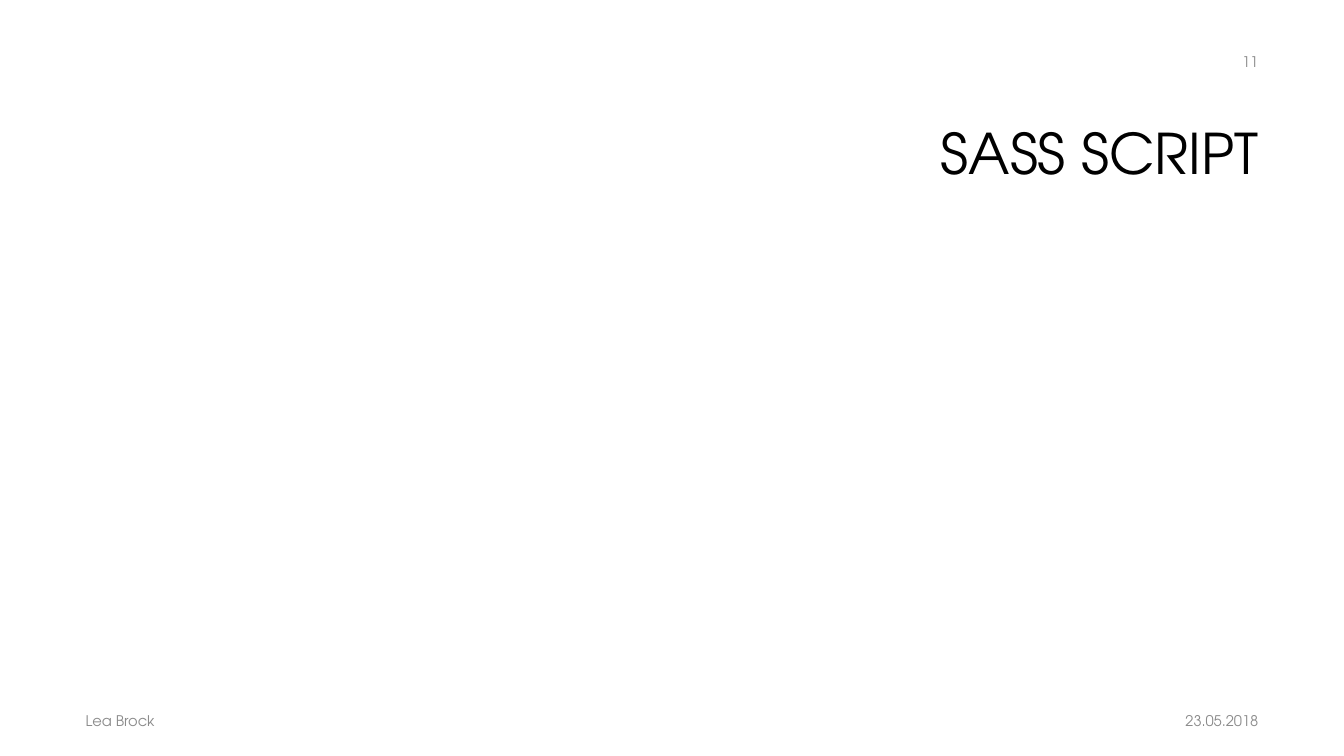
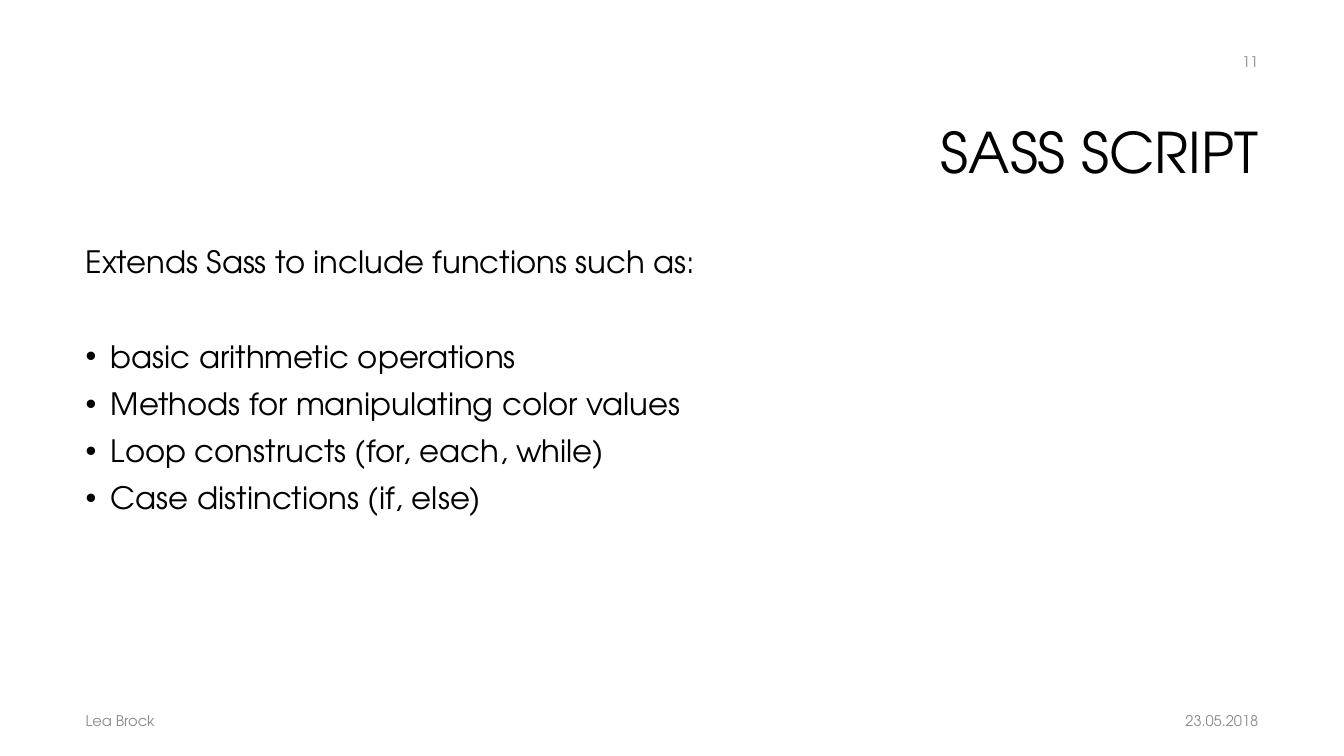
Before and after one commit to Lea97/E-Portfolio_Sass, a slide deck: slide 11 of Sliders/E-Portfolio_Sass.pptx. Drawn at 1344x756 pixels with LibreOffice and Linux fonts; fonts in the diff are those of the drawing; background and template pictures are left out. Boxes give left, top, right and bottom in pixels: in the first picture for what was removed or moved away, otherwise in the second. Text is boxed around its words. In the diff, an @@ line names an element or a change of style, - is before the commit and + after.

```diff
--- a/Sliders/E-Portfolio_Sass.pptx
+++ b/Sliders/E-Portfolio_Sass.pptx
@@ text added at bbox=[86, 250, 695, 516], 22 pt, text #000000 @@
+Extends Sass to include functions such as:
+• basic arithmetic operations
+• Methods for manipulating color values
+• Loop constructs (for, each, while)
+• Case distinctions (if, else)
```
Also in this commit, not shown: 2 other slides changed, 1 slide added, 1 other file.
